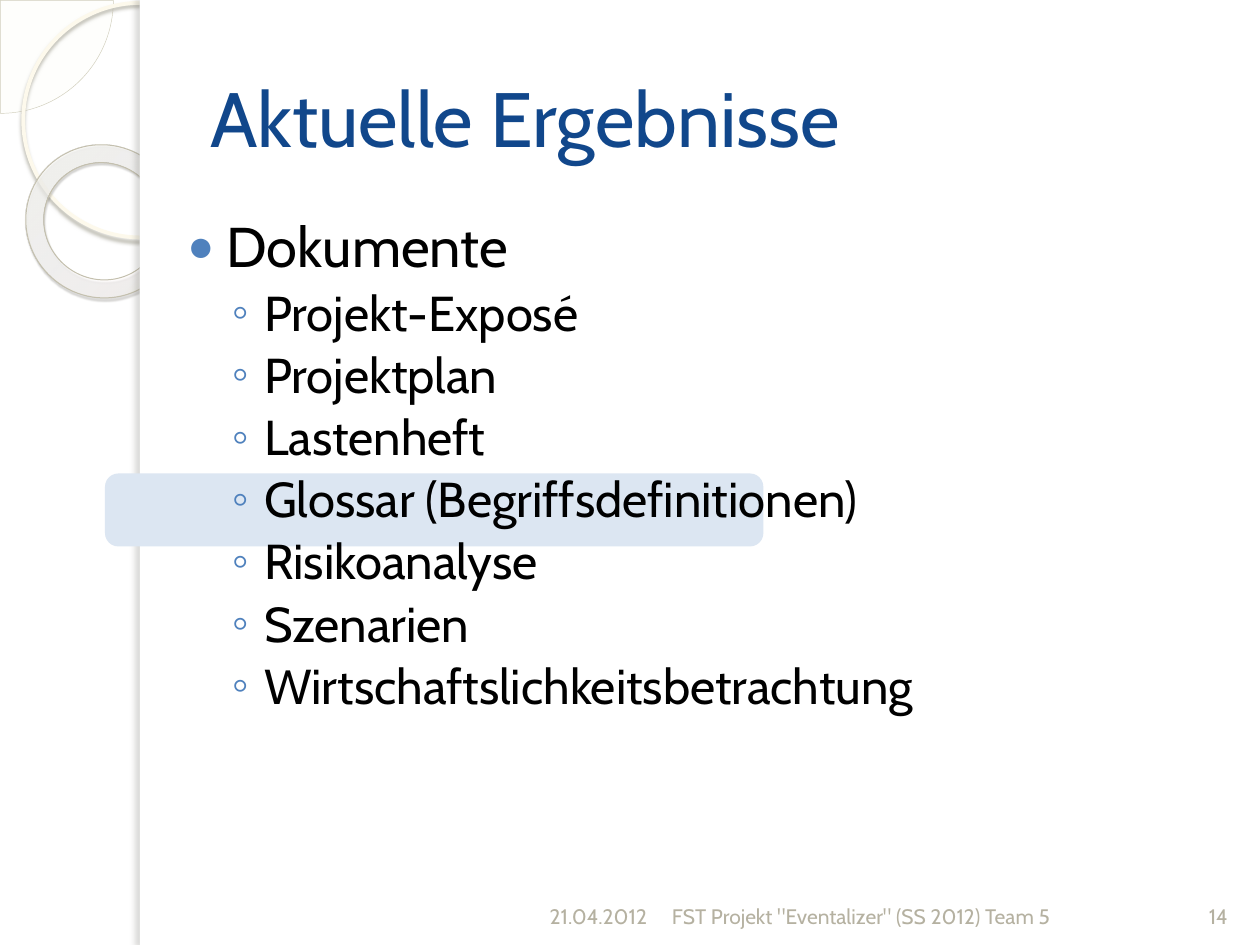
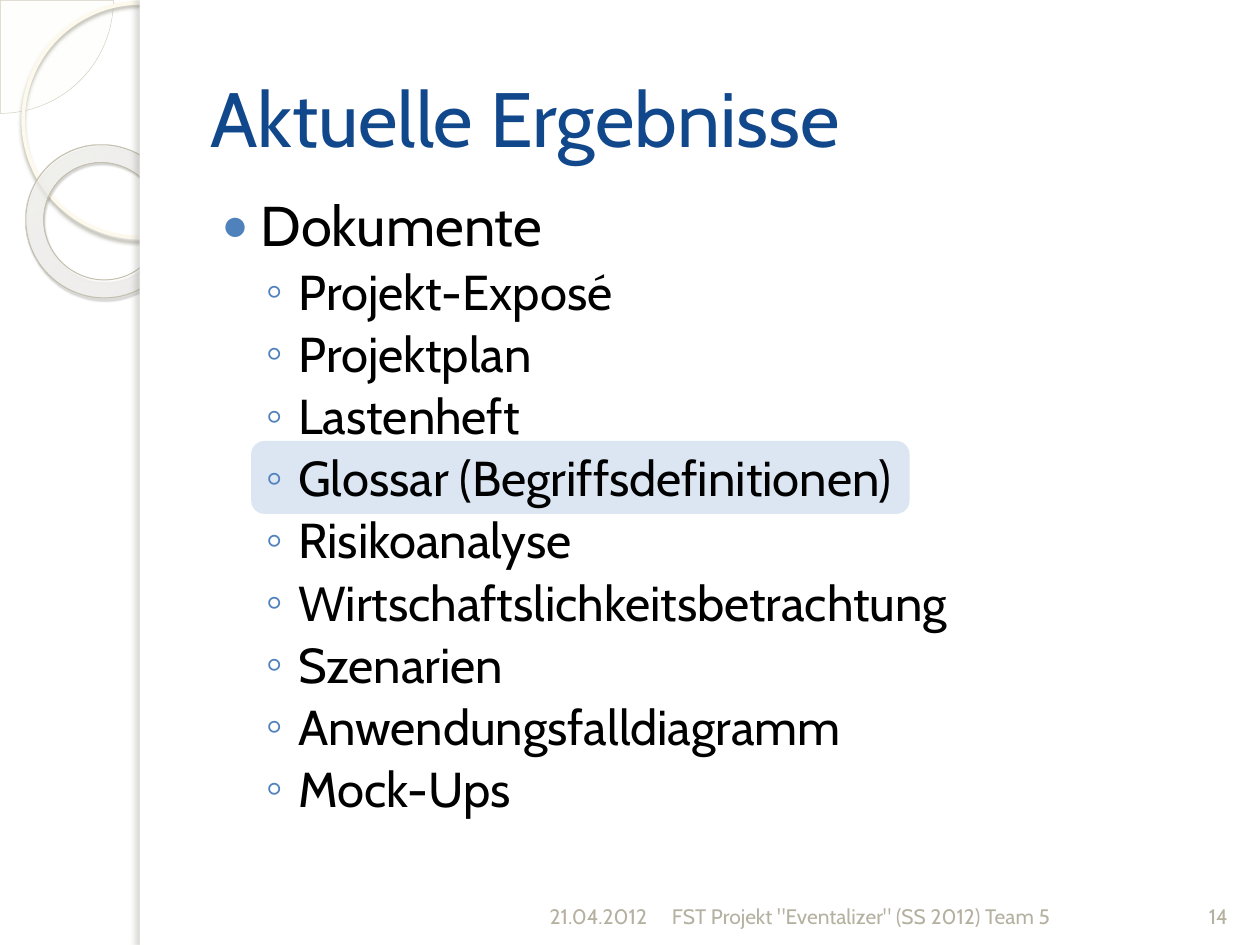
Before and after one commit to silkslostsoul/Eventalizer, a slide deck: slide 14 of Dokumente/Zwischenstand zum 2012-04-21_v2.pptx. Drawn at 1260x945 pixels with LibreOffice and Linux fonts; fonts in the diff are those of the drawing; background and template pictures are left out. Boxes give left, top, right and bottom in pixels: in the first picture for what was removed or moved away, otherwise in the second. Text is boxed around its words. In the diff, an @@ line names an element or a change of style, - is before the commit and + after.

```diff
--- a/Dokumente/Zwischenstand zum 2012-04-21_v2.pptx
+++ b/Dokumente/Zwischenstand zum 2012-04-21_v2.pptx
@@ text "Dokumente" moved from (x1=226, y1=225, x2=913, y2=715) to (x1=261, y1=204, x2=947, y2=818) @@
@@ rounded rectangle moved from (x1=107, y1=475, x2=762, y2=544) to (x1=253, y1=442, x2=908, y2=512) @@
@@ text at (x1=298, y1=584, x2=947, y2=632): paragraph added @@
+  ◦ Wirtschaftslichkeitsbetrachtung
@@ text at (x1=298, y1=708, x2=840, y2=818): text changed @@
-  ◦ Wirtschaftslichkeitsbetrachtung
+  ◦ Anwendungsfalldiagramm
+  ◦ Mock-Ups
```
Also in this commit, not shown: 20 other slides changed, 3 slides removed, 5 other files.
